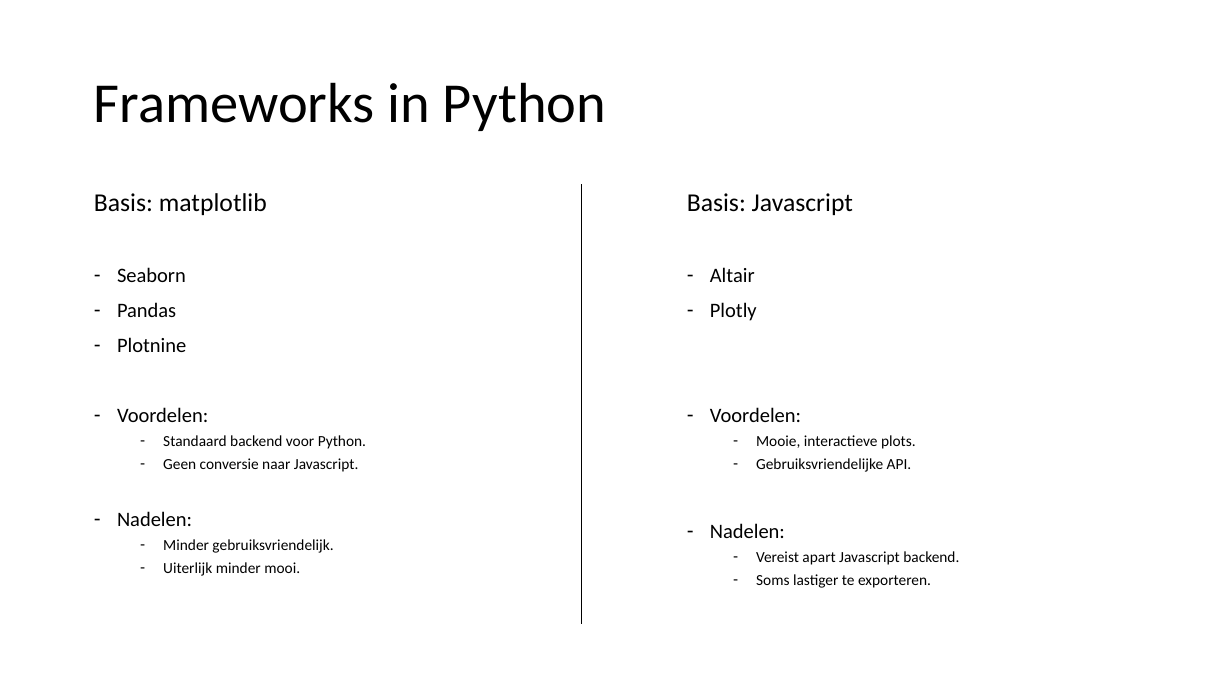
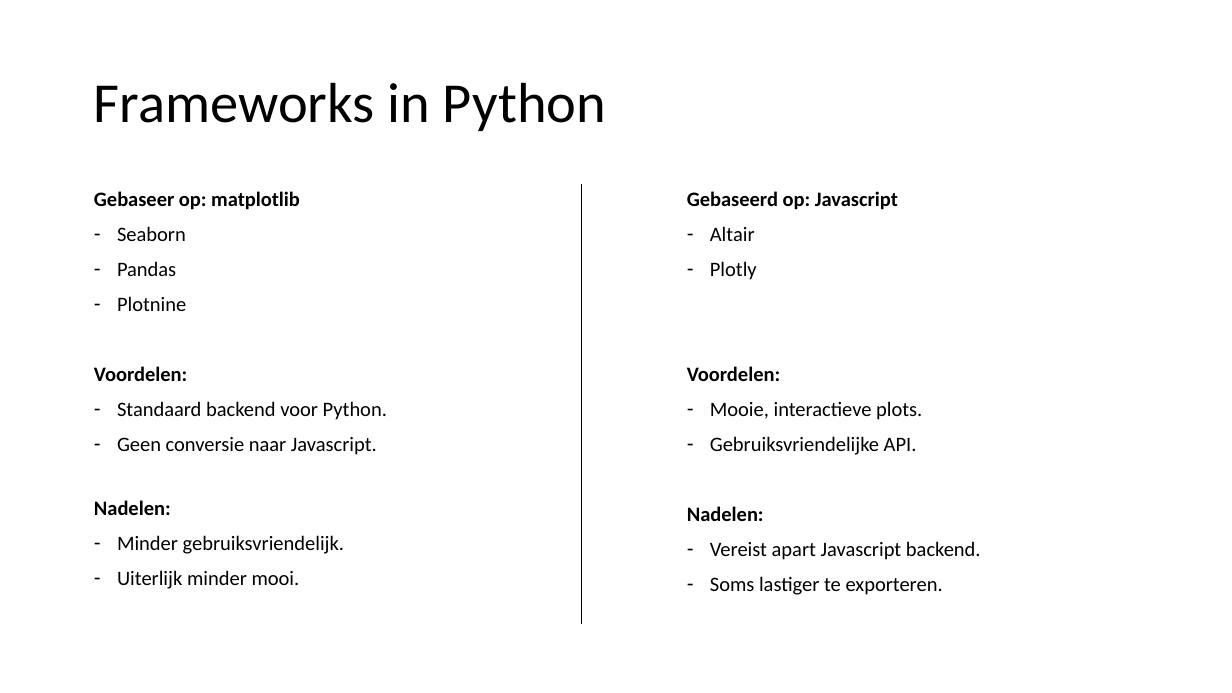
Before and after one commit to LFKoning/knowledge-sharing, a slide deck: slide 20 of python_trainees/3_pandas_plotting/python_traineeship_3.pptx. Drawn at 1232x693 pixels with LibreOffice and Linux fonts; fonts in the diff are those of the drawing. Boxes give left, top, right and bottom in pixels: in the first picture for what was removed or moved away, otherwise in the second. Text is boxed around its words. In the diff, an @@ line names an element or a change of style, - is before the commit and + after.

Commit message:
Updated Python trainees part 3 pandas

```diff
--- a/python_trainees/3_pandas_plotting/python_traineeship_3.pptx
+++ b/python_trainees/3_pandas_plotting/python_traineeship_3.pptx
@@ text at (94, 191, 300, 210): text changed; size 20 to 16 pt; bold on @@
-Basis: matplotlib
+Gebaseer op: matplotlib
@@ text at (687, 191, 898, 210): text changed; size 20 to 16 pt; bold on @@
-Basis: Javascript
+Gebaseerd op: Javascript
@@ text at (94, 366, 387, 589): bold on in "Voordelen:", "Nadelen:"; size 12 to 16 pt in "Standaard backend voor Python.", "Geen conversie naar Javascript.", "Minder gebruiksvriendelijk.", "Uiterlijk minder mooi."; bullet - to none; list level 2 to 1 in "Standaard backend voor Python."; list level 2 to 1 in "Geen conversie naar Javascript."; list level 2 to 1 in "Minder gebruiksvriendelijk."; list level 2 to 1 in "Uiterlijk minder mooi." @@
@@ text at (687, 366, 981, 595): bold on in "Voordelen:", "Nadelen:"; size 12 to 16 pt in "Mooie, interactieve plots.", "Gebruiksvriendelijke API.", "Vereist apart Javascript backend.", "Soms lastiger te exporteren."; bullet - to none; list level 2 to 1 in "Mooie, interactieve plots."; list level 2 to 1 in "Gebruiksvriendelijke API."; list level 2 to 1 in "Vereist apart Javascript backend."; list level 2 to 1 in "Soms lastiger te exporteren." @@
```
Also in this commit, not shown: 8 other slides changed, 6 other files.
